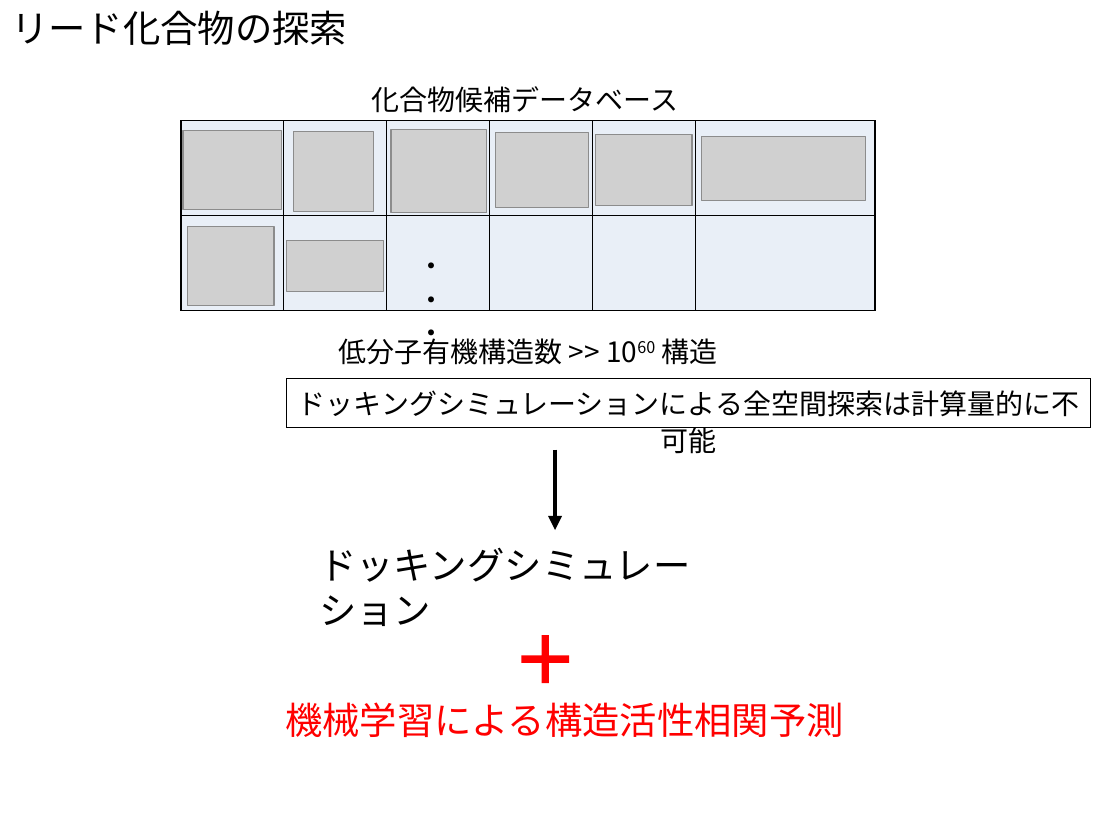
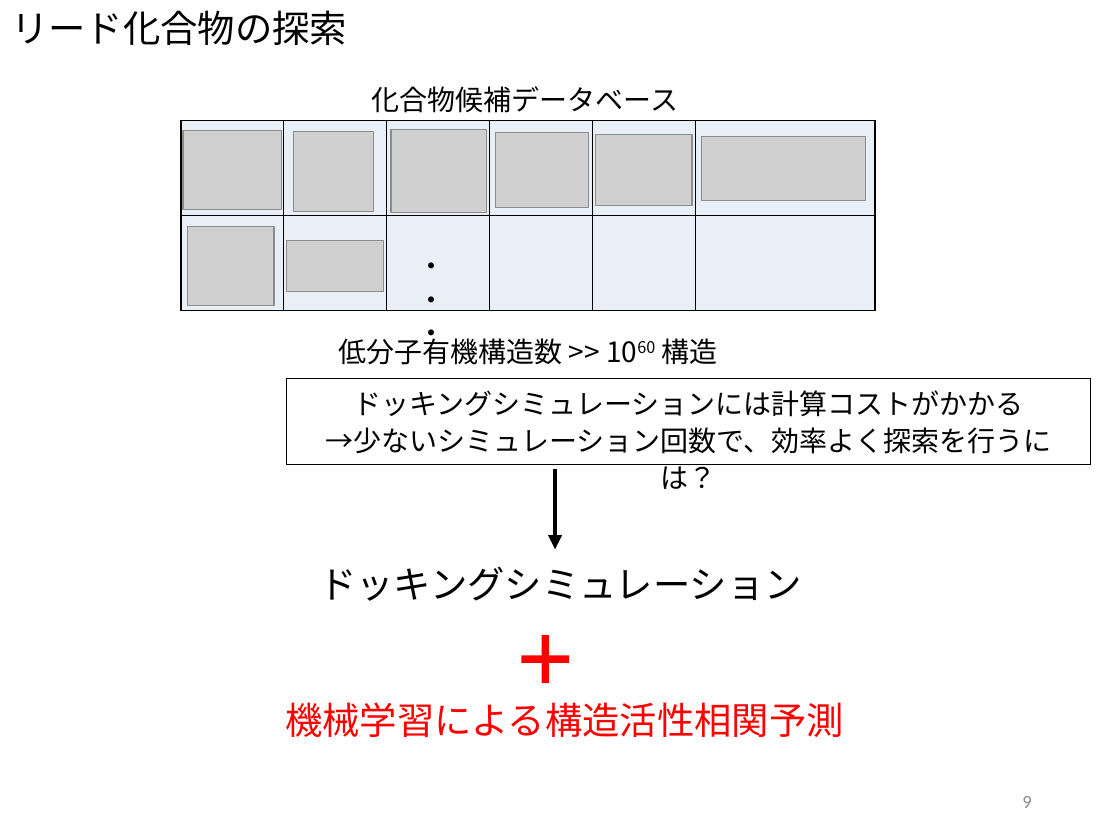
Before and after one commit to miya-dai/system_design, a slide deck: slide 9 of discussion/中間発表.pptx (slide 10 before the commit). Drawn at 1120x840 pixels with LibreOffice and Linux fonts; fonts in the diff are those of the drawing; grey boxes stand for pictures. Boxes give left, top, right and bottom in pixels: in the first picture for what was removed or moved away, otherwise in the second. Text is boxed around its words. In the diff, an @@ line names an element or a change of style, - is before the commit and + after.

```diff
--- a/discussion/中間発表.pptx
+++ b/discussion/中間発表.pptx
@@ rectangle "ドッキングシミュレーションには計算コストがかかる": place and size @@
-rectangle "ドッキングシミュレーションには計算コストがかかる" at box(287, 379, 1091, 428)
+rectangle "ドッキングシミュレーションには計算コストがかかる" at box(287, 379, 1091, 465)
@@ text in rectangle at box(326, 390, 1052, 454): text changed @@
-ドッキングシミュレーションによる全空間探索は計算量的に不可能
+ドッキングシミュレーションには計算コストがかかる
+→少ないシミュレーション回数で、効率よく探索を行うには？
@@ arrow moved from (556, 449) - (556, 530) to (556, 469) - (556, 549) @@
@@ text "ドッキングシミュレーション" rewrapped from box(319, 547, 690, 626) to box(319, 566, 802, 601) @@
@@ page number added at box(1022, 796, 1031, 808), 12 pt, text #8C8C8C @@
+9
```
Also in this commit, not shown: 20 other slides changed, 3 slides added, 1 slide removed, 1 other file.
